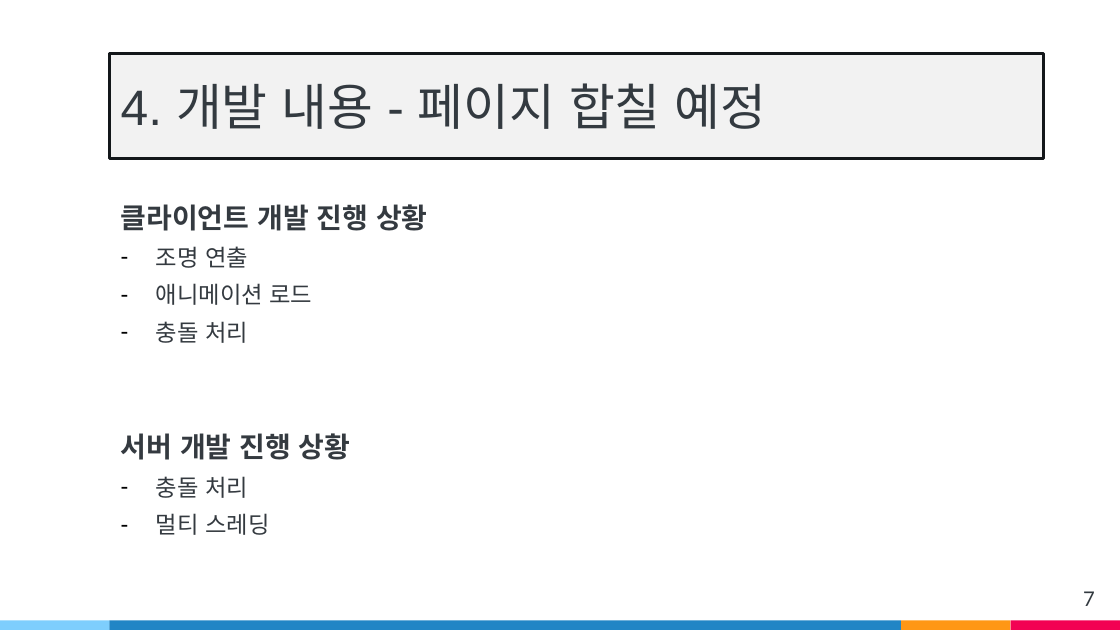
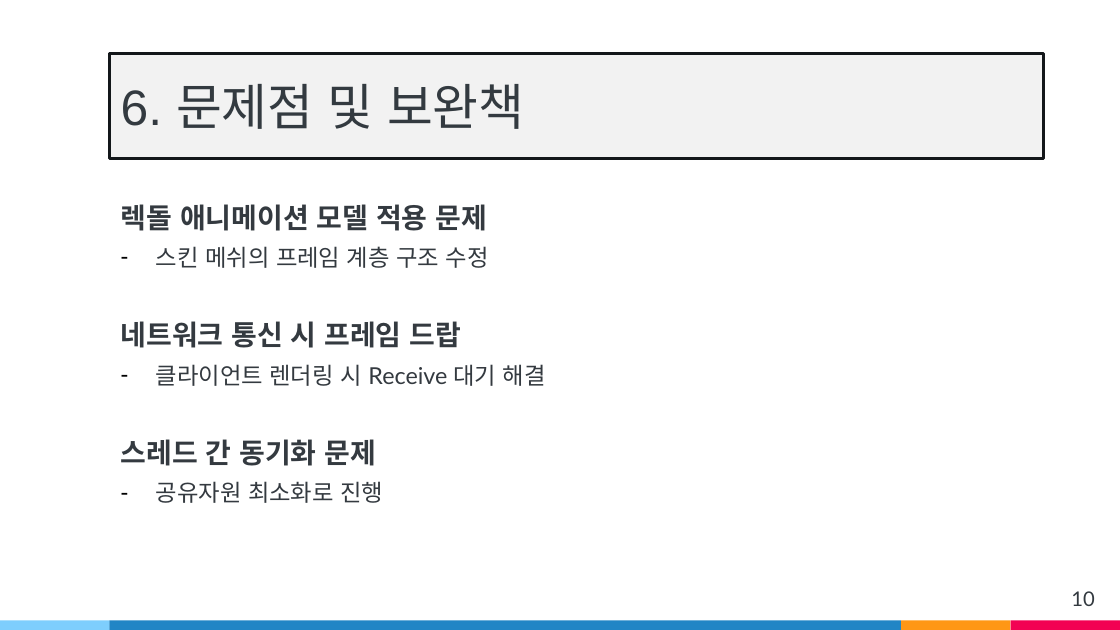
Before and after one commit to wsj2681/Anger_Control_Disoder, a slide deck: slide 10 of Capstone Design/발표자료/중간발표/v3.pptx (slide 7 before the commit). Drawn at 1120x630 pixels with LibreOffice and Linux fonts; fonts in the diff are those of the drawing. Boxes give left, top, right and bottom in pixels: in the first picture for what was removed or moved away, otherwise in the second. Text is boxed around its words. In the diff, an @@ line names an element or a change of style, - is before the commit and + after.

```diff
--- a/Capstone Design/발표자료/중간발표/v3.pptx
+++ b/Capstone Design/발표자료/중간발표/v3.pptx
@@ title at [121, 84, 524, 129]: text changed @@
-4. 개발 내용 - 페이지 합칠 예정
+6. 문제점 및 보완책
@@ text at [121, 204, 546, 503]: text changed @@
-클라이언트 개발 진행 상황
-– 조명 연출
-– 애니메이션 로드
-– 충돌 처리
-서버 개발 진행 상황
-– 충돌 처리
-– 멀티 스레딩
+렉돌 애니메이션 모델 적용 문제
+– 스킨 메쉬의 프레임 계층 구조 수정
+네트워크 통신 시 프레임 드랍
+– 클라이언트 렌더링 시 Receive 대기 해결
+스레드 간 동기화 문제
+– 공유자원 최소화로 진행
@@ page number at [1071, 591, 1094, 606]: text changed @@
-7
+10
```
Also in this commit, not shown: 6 other slides changed, 2 other files.
